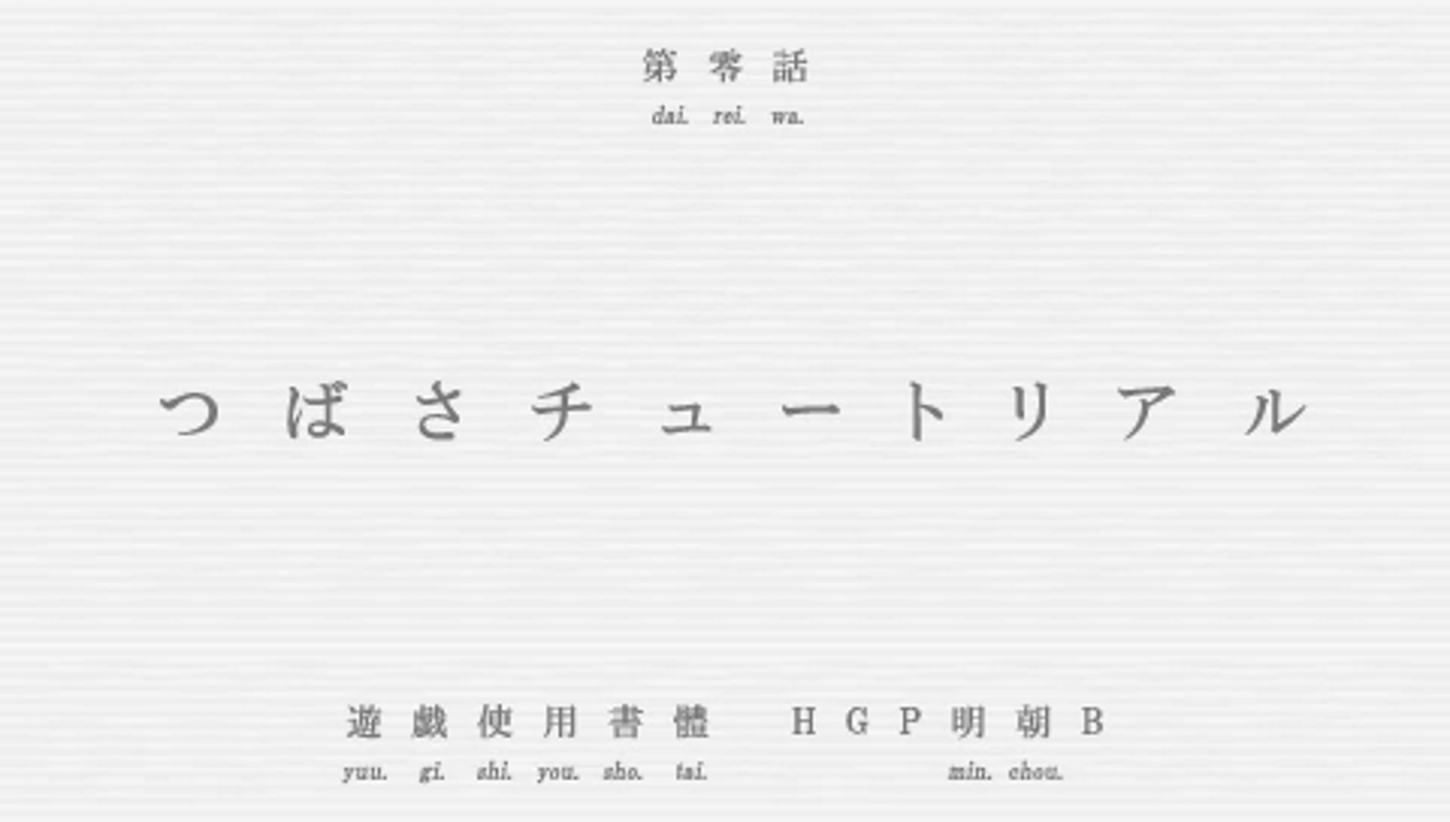
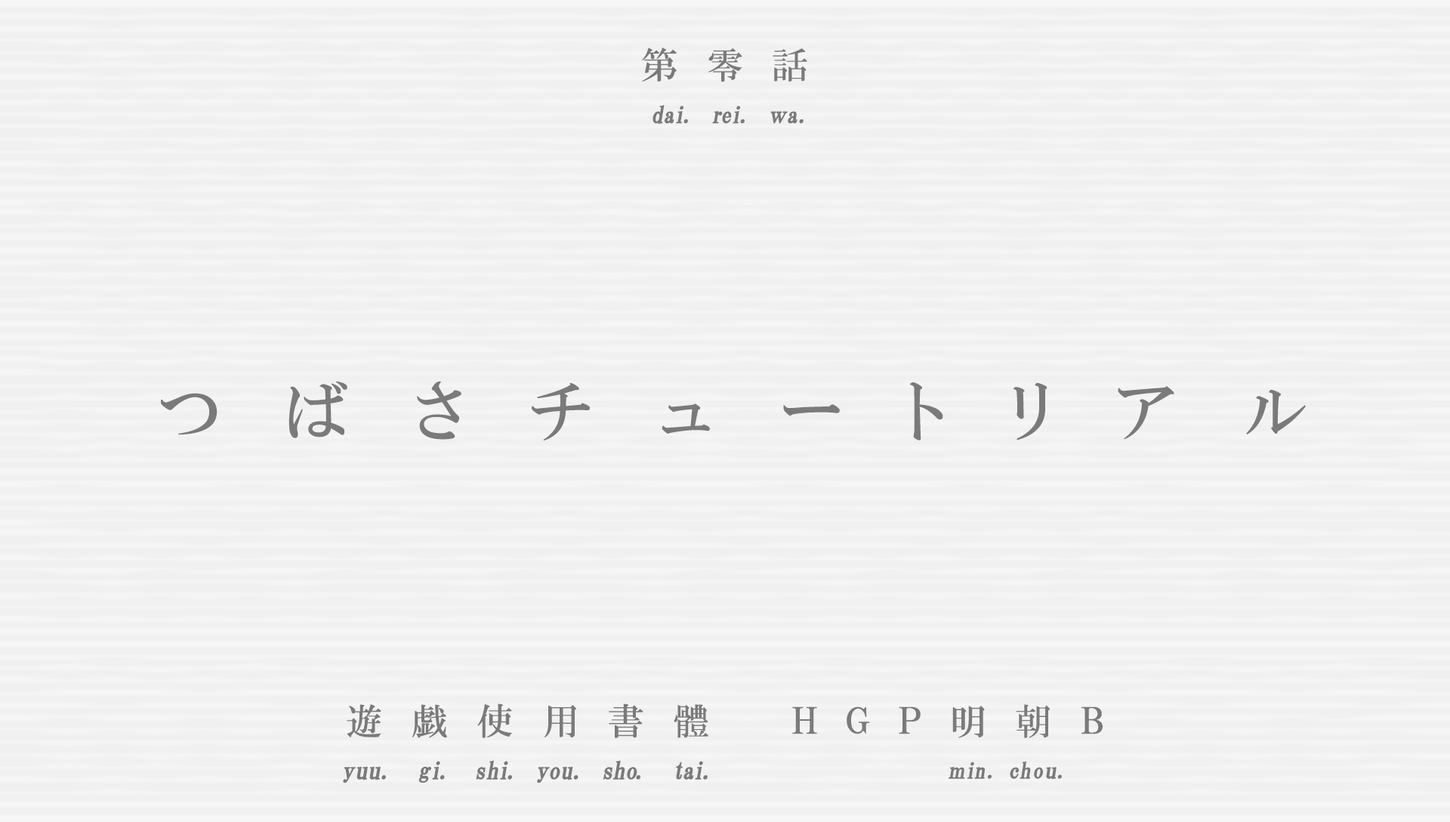
Layer changes from the first 1450 x 822 image to the second:
moved "ｍin. chou." out of group "faux bold" over [948, 760, 1062, 780]
moved "yuu. gi. shi. you. sho. tai." out of group "faux bold" over [342, 759, 708, 784]
moved "dai. rei. ｗa." out of group "faux bold" over [652, 104, 804, 124]
moved "ＨＧＰ Ｂ" out of group "faux bold" over [792, 706, 1103, 735]
moved "明朝" out of group "faux bold" over [952, 703, 1050, 738]
moved "遊戯使用書體" out of group "faux bold" over [346, 703, 709, 738]
moved "第零話" out of group "faux bold" over [641, 47, 808, 83]
moved "つばさチュートリアル" out of group "faux bold" over [160, 380, 1306, 442]
moved "Layer 2" out of group "faux bold" over [0, 0, 1450, 818]
